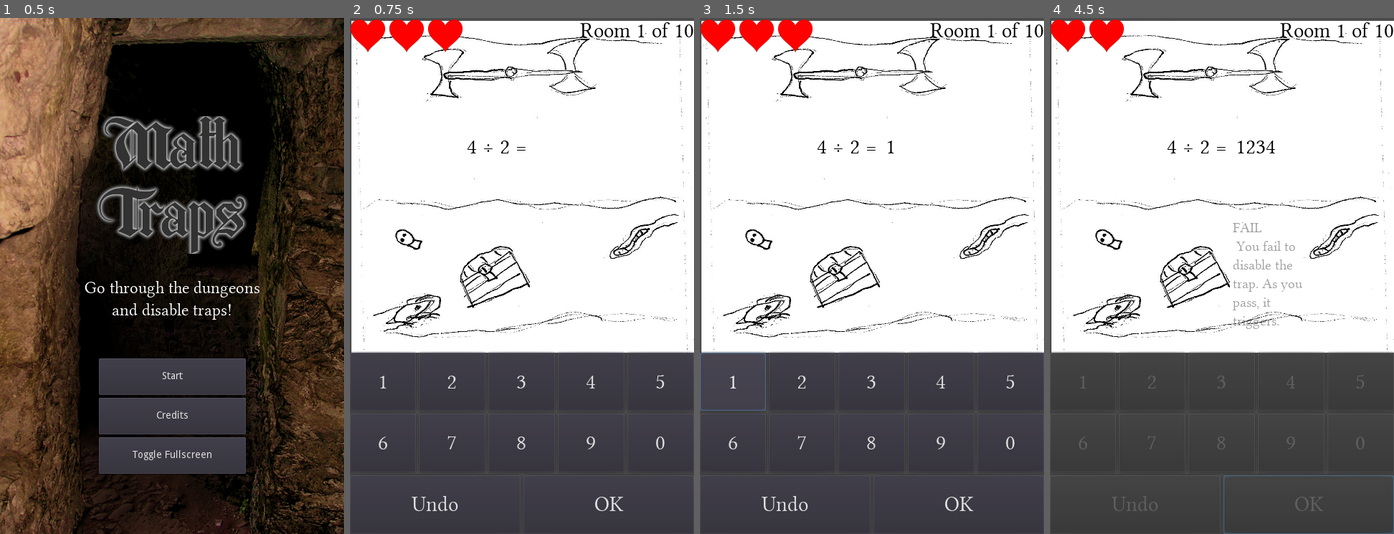
Above: before the commit, frames 1-4 (left to right).
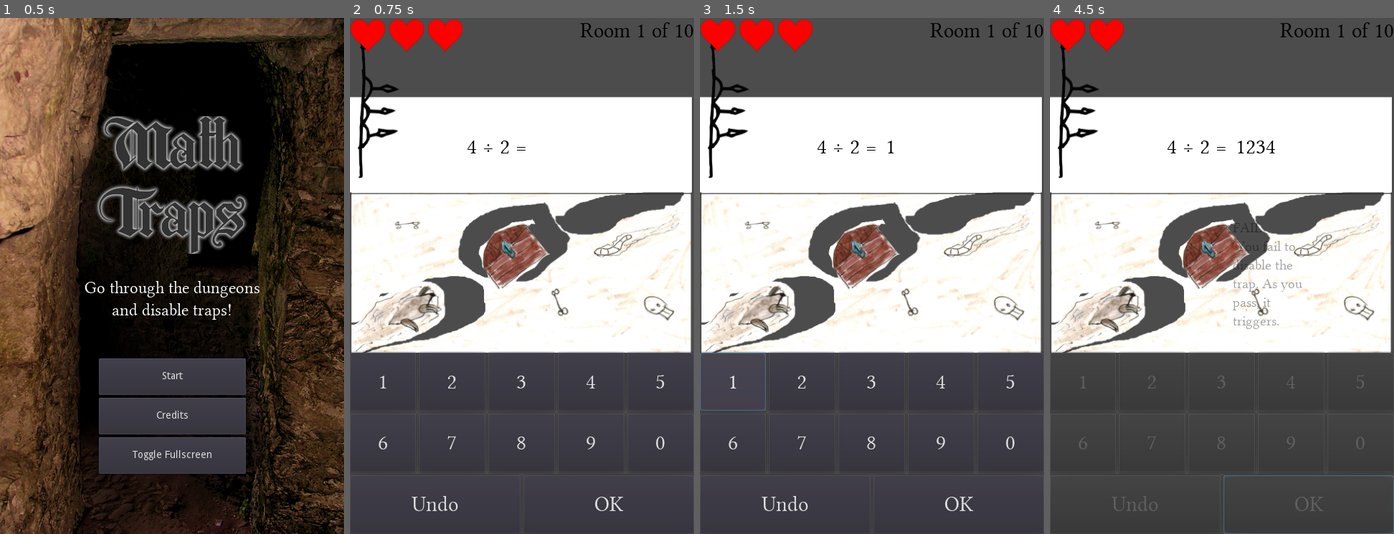
Above: after the commit, the same moments.

Repository: the-g-force/FamJam-May2020
Game: Godot game, scene res://src/TitleScene.tscn
Two runs of this game, one before a commit and one after it. Both use one fixed random seed, a clock stepped at 60 frames per second and the inputs below.
Inputs:
- Up to frame 1 (0.5 s): no input
- Up to frame 2 (0.75 s): click "Start" at 0.5 s
- Up to frame 3 (1.5 s): click "1" at 1.25 s
- Up to frame 4 (4.5 s): click "2" at 2 s; click "3" at 2.75 s; click "4" at 3.5 s; click "OK" at 4.25 s

Frame 1 is identical in both runs. In frame 2, 25% of the frame differs, in the area x 0-100%, y 0-65%; in frame 3, 25%; in frame 4, 26%.

Commit message:
Add different trap type animations

Diff:
--- a/project/src/DefaultScene.gd
+++ b/project/src/DefaultScene.gd
@@ -7,6 +7,7 @@
 onready var _problem = $HBoxContainer/ProblemGenerator
 onready var _feedback : Label = $Label
 onready var _feedback_animatior : AnimationPlayer = $AnimationPlayer
+onready var _trap = $art
 onready var _room_tracker := $RoomTracker
 
 
@@ -37,5 +38,6 @@
 	_answer.text = ""
 	if $HealthTracker.health > 0:
 		_problem.generate()
+		_trap.animation = str(_problem.type)
 	else:
 		var _ignored = get_tree().change_scene_to(_death_scene)
--- a/project/src/DefaultScene.tscn
+++ b/project/src/DefaultScene.tscn
@@ -1,19 +1,45 @@
-[gd_scene load_steps=11 format=2]
+[gd_scene load_steps=15 format=2]
 
 [ext_resource path="res://src/OnScreenKeyboard.tscn" type="PackedScene" id=1]
 [ext_resource path="res://src/DefaultScene.gd" type="Script" id=2]
 [ext_resource path="res://src/DynamicNumberLabel.tscn" type="PackedScene" id=3]
 [ext_resource path="res://src/ProblemGenerator.tscn" type="PackedScene" id=4]
-[ext_resource path="res://assets/art.jpg" type="Texture" id=5]
+[ext_resource path="res://assets/traps/spear-screen.png" type="Texture" id=5]
 [ext_resource path="res://src/HealthTracker.tscn" type="PackedScene" id=6]
 [ext_resource path="res://assets/LinLibertine_DR.ttf" type="DynamicFontData" id=7]
 [ext_resource path="res://src/RoomTracker.tscn" type="PackedScene" id=8]
+[ext_resource path="res://assets/traps/arrows-screen.png" type="Texture" id=9]
+[ext_resource path="res://assets/traps/pressure-screen.png" type="Texture" id=10]
+[ext_resource path="res://assets/traps/axes-screen.png" type="Texture" id=11]
 
-[sub_resource type="DynamicFont" id=1]
+[sub_resource type="SpriteFrames" id=1]
+animations = [ {
+"frames": [ ExtResource( 10 ) ],
+"loop": true,
+"name": "3",
+"speed": 5.0
+}, {
+"frames": [ ExtResource( 11 ) ],
+"loop": true,
+"name": "1",
+"speed": 5.0
+}, {
+"frames": [ ExtResource( 5 ) ],
+"loop": true,
+"name": "2",
+"speed": 5.0
+}, {
+"frames": [ ExtResource( 9 ) ],
+"loop": true,
+"name": "4",
+"speed": 5.0
+} ]
+
+[sub_resource type="DynamicFont" id=2]
 size = 20
 font_data = ExtResource( 7 )
 
-[sub_resource type="Animation" id=2]
+[sub_resource type="Animation" id=3]
 length = 2.0
 tracks/0/type = "value"
 tracks/0/path = NodePath("Label:modulate")
@@ -36,10 +62,11 @@
 "_edit_use_anchors_": false
 }
 
-[node name="art" type="Sprite" parent="."]
-position = Vector2( 241.234, 235.46 )
-scale = Vector2( 0.500034, 0.431172 )
-texture = ExtResource( 5 )
+[node name="art" type="AnimatedSprite" parent="."]
+position = Vector2( 238.75, 233.5 )
+scale = Vector2( 0.994791, 0.972917 )
+frames = SubResource( 1 )
+animation = "4"
 
 [node name="OnScreenKeyboard" parent="." instance=ExtResource( 1 )]
 
Not shown: 2 places in project/src/DefaultScene.tscn that only renumber resources
